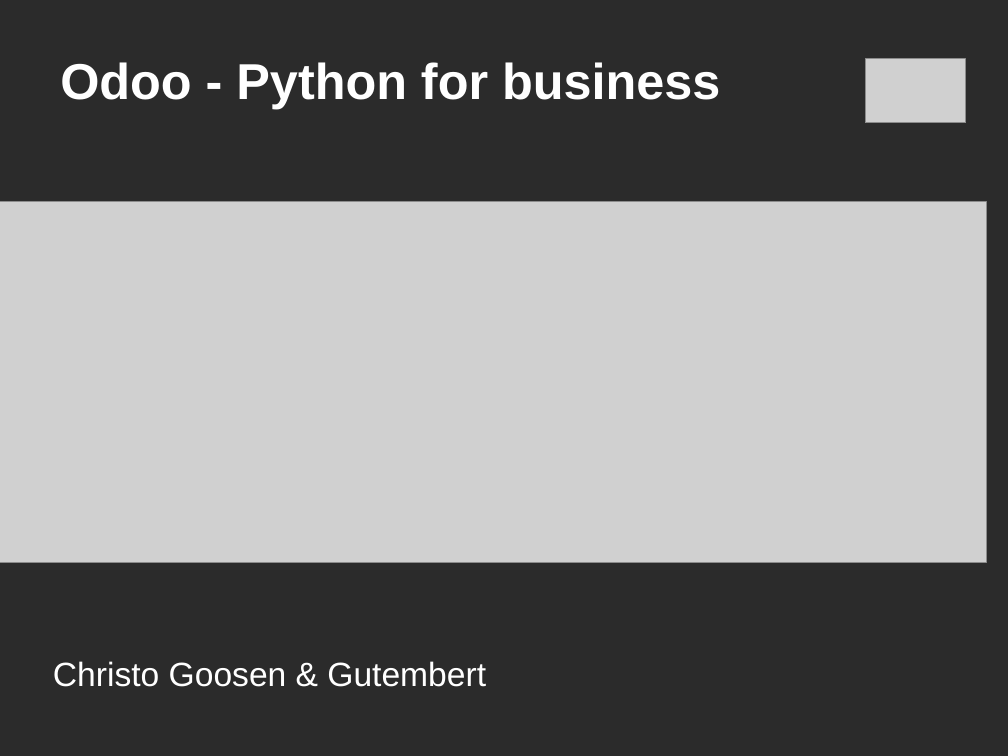
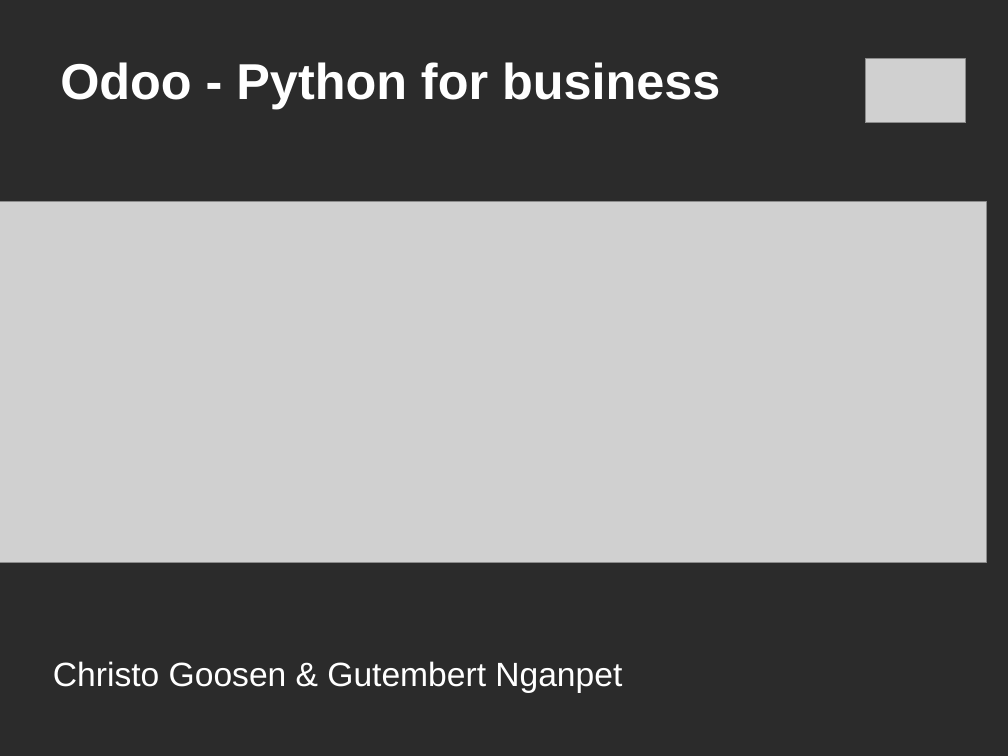
Before and after one commit to c-goosen/ctpug_11_july, a slide deck: slide 1 of Presentation/ctpug-odoo-11_july.ppt. Drawn at 1008x756 pixels with LibreOffice and Linux fonts; fonts in the diff are those of the drawing; grey boxes stand for pictures; background and template pictures are left out; a plain dark background stands for a picture behind light text. Boxes give left, top, right and bottom in pixels: in the first picture for what was removed or moved away, otherwise in the second. Text is boxed around its words. In the diff, an @@ line names an element or a change of style, - is before the commit and + after.

Commit message:
Gutember slide

```diff
--- a/Presentation/ctpug-odoo-11_july.ppt
+++ b/Presentation/ctpug-odoo-11_july.ppt
@@ text at (x1=53, y1=661, x2=622, y2=693): text changed @@
-Christo Goosen & Gutembert
+Christo Goosen & Gutembert Nganpet
```
Also in this commit, not shown: 1 slide added.
